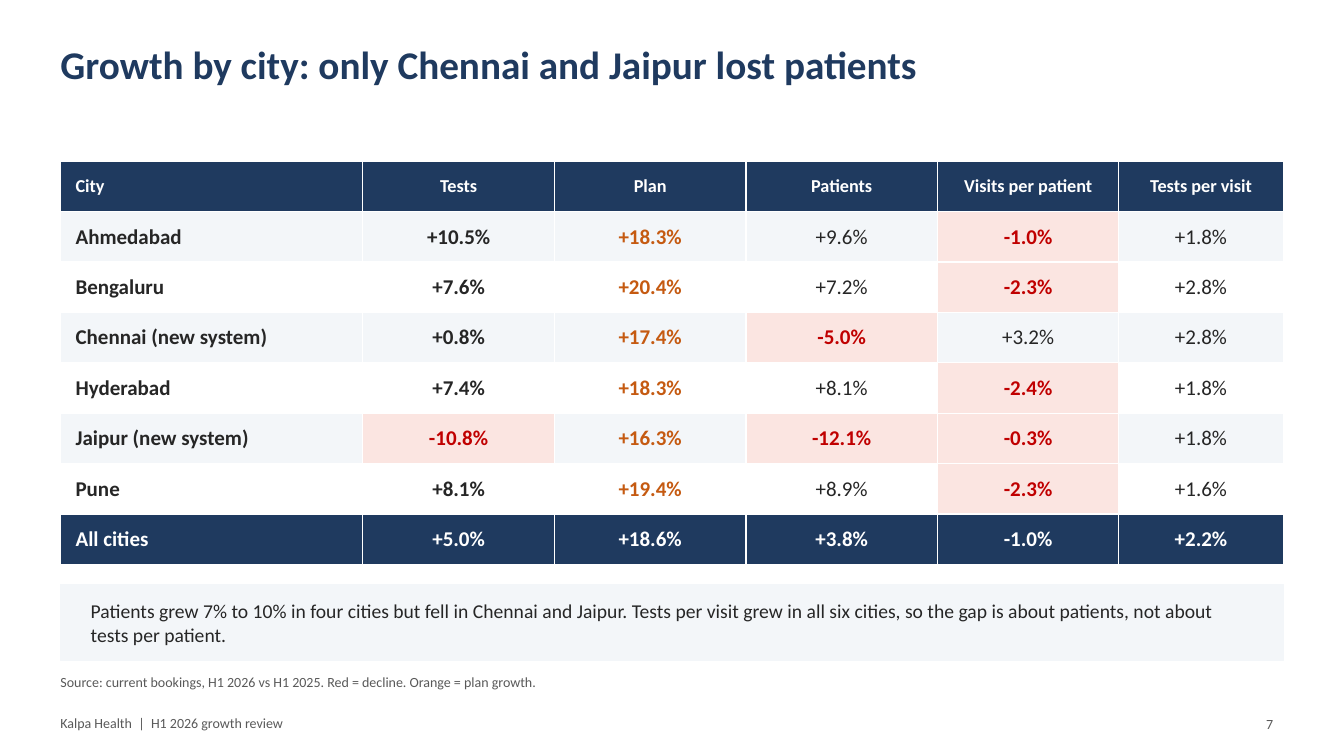
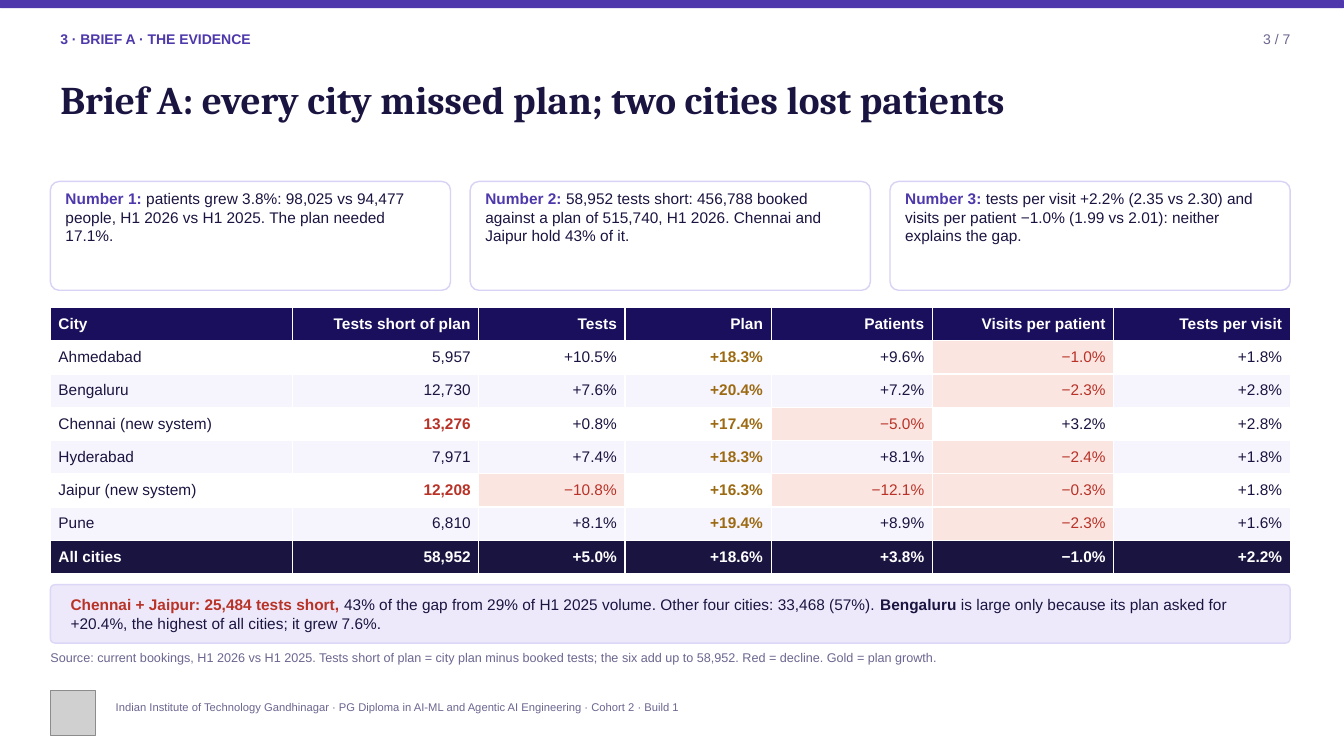
Before and after one commit to Nitishvarma50/kalpa-health-growth-analysis, a slide deck: slide 4 of Kalpa_Health_H1_2026_Growth_Review.pptx (slide 7 before the commit). Drawn at 1344x756 pixels with LibreOffice and Linux fonts; fonts in the diff are those of the drawing; grey boxes stand for pictures. Boxes give left, top, right and bottom in pixels: in the first picture for what was removed or moved away, otherwise in the second. Text is boxed around its words. In the diff, an @@ line names an element or a change of style, - is before the commit and + after.

```diff
--- a/Kalpa_Health_H1_2026_Growth_Review.pptx
+++ b/Kalpa_Health_H1_2026_Growth_Review.pptx
@@ rounded rectangle added at [0, 0, 1344, 8], fill #4E38AB @@
@@ title removed at [60, 51, 916, 85] @@
-Growth by city: only Chennai and Jaipur lost patients
@@ text added at [60, 34, 250, 44], 10 pt, text #4E38AB, bold @@
+3 · BRIEF A · THE EVIDENCE
@@ text at [1263, 34, 1291, 44]: text changed; font Calibri to Arial; text colour #595959 to #6B6690 @@
-7
+3 / 7
@@ text added at [60, 86, 1005, 123], 28 pt, text #1A1440, bold @@
+Brief A: every city missed plan; two cities lost patients
@@ rounded rectangle added at [50, 181, 451, 290], fill #FFFFFF, outline #D9D2F4 1 pt @@
@@ text added at [65, 193, 404, 241], 11 pt, text #1A1440 @@
+Number 1: patients grew 3.8%: 98,025 vs 94,477 people, H1 2026 vs H1 2025. The plan needed 17.1%.
@@ rounded rectangle added at [471, 181, 871, 290], fill #FFFFFF, outline #D9D2F4 1 pt @@
@@ text added at [485, 193, 822, 245], 11 pt, text #1A1440 @@
+Number 2: 58,952 tests short: 456,788 booked against a plan of 515,740, H1 2026. Chennai and Jaipur hold 43% of it.
@@ rounded rectangle added at [890, 181, 1291, 290], fill #FFFFFF, outline #D9D2F4 1 pt @@
@@ text added at [905, 193, 1253, 245], 11 pt, text #1A1440 @@
+Number 3: tests per visit +2.2% (2.35 vs 2.30) and visits per patient −1.0% (1.99 vs 2.01): neither explains the gap.
@@ table at [50, 308, 1291, 574] @@
-column 2: Tests | +10.5% | +7.6% | +0.8% | +7.4% | -10.8% | +8.1% | +5.0%
+column 2: Tests short of plan | 5,957 | 12,730 | 13,276 | 7,971 | 12,208 | 6,810 | 58,952
+column 3: Tests | +10.5% | +7.6% | +0.8% | +7.4% | −10.8% | +8.1% | +5.0%
-column 5, row 4: -5.0%
+column 5, row 4: −5.0%
-column 5, row 6: -12.1%
+column 5, row 6: −12.1%
-column 5: Visits per patient | -1.0% | -2.3% | +3.2% | -2.4% | -0.3% | -2.3% | -1.0%
+column 6: Visits per patient | −1.0% | −2.3% | +3.2% | −2.4% | −0.3% | −2.3% | −1.0%
@@ table: place and size @@
-table at [60, 161, 1284, 550]
+table at [50, 308, 1291, 574]
@@ rounded rectangle added at [50, 585, 1291, 643], fill #EDE9FA, outline #DCD6F7 1 pt @@
@@ rectangle removed at [60, 585, 1284, 660] @@
@@ text added at [71, 599, 1227, 632], 11 pt, text #1A1440 @@
+Chennai + Jaipur: 25,484 tests short, 43% of the gap from 29% of H1 2025 volume. Other four cities: 33,468 (57%). Bengaluru is large only because its plan asked for +20.4%, the highest of all cities; it grew 7.6%.
@@ text removed at [91, 604, 1212, 645] @@
-Patients grew 7% to 10% in four cities but fell in Chennai and Jaipur. Tests per visit grew in all six cities, so the gap is about patients, not about tests per patient.
@@ text at [50, 653, 936, 665]: text changed; size 10 to 9 pt; font Calibri to Arial; text colour #595959 to #6B6690 @@
-Source: current bookings, H1 2026 vs H1 2025. Red = decline. Orange = plan growth.
+Source: current bookings, H1 2026 vs H1 2025. Tests short of plan = city plan minus booked tests; the six add up to 58,952. Red = decline. Gold = plan growth.
@@ picture added at [50, 691, 96, 736] @@
@@ text removed at [60, 718, 283, 731] @@
-Kalpa Health | H1 2026 growth review
@@ text added at [116, 703, 678, 714], 8 pt, text #6B6690 @@
+Indian Institute of Technology Gandhinagar · PG Diploma in AI-ML and Agentic AI Engineering · Cohort 2 · Build 1
```
Also in this commit, not shown: 7 other slides changed, 1 slide added, 4 slides removed.
